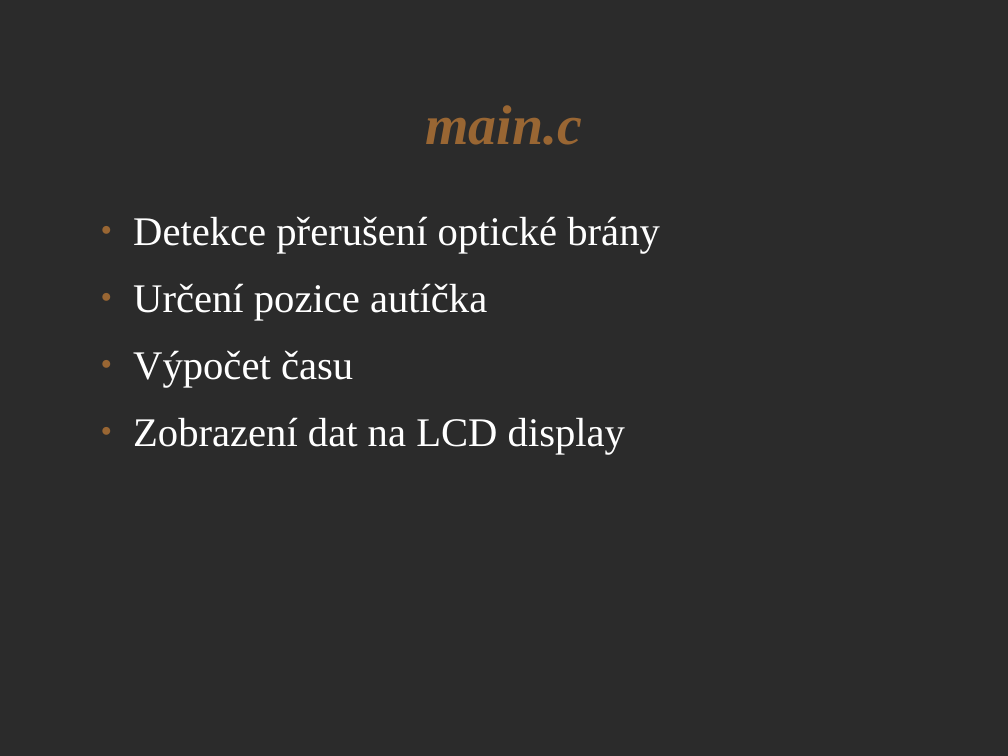
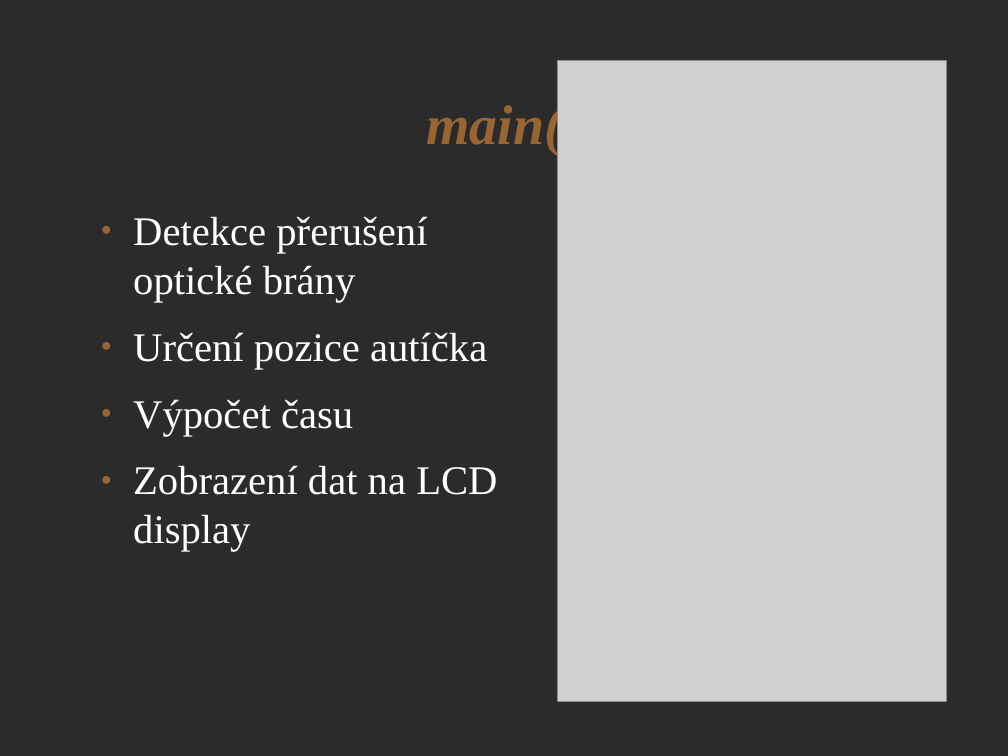
Before and after one commit to tom2238/Digital-electronics-2, a slide deck: slide 7 of projects/00-project/autodraha.odp (slide 8 before the commit). Drawn at 1008x756 pixels with LibreOffice and Linux fonts; fonts in the diff are those of the drawing; grey boxes stand for pictures; background and template pictures are left out; a plain dark background stands for a picture behind light text. Boxes give left, top, right and bottom in pixels: in the first picture for what was removed or moved away, otherwise in the second. Text is boxed around its words. In the diff, an @@ line names an element or a change of style, - is before the commit and + after.

```diff
--- a/projects/00-project/autodraha.odp
+++ b/projects/00-project/autodraha.odp
@@ picture added at [558,60,947,702] @@
@@ title at [426,101,581,155]: text changed @@
-main.c
+main()
@@ text "Detekce přerušení optické brány" rewrapped from [133,216,660,454] to [133,216,497,552] @@
```
Also in this commit, not shown: 2 other slides changed, 1 slide added, 2 slides removed, 2 other files.
